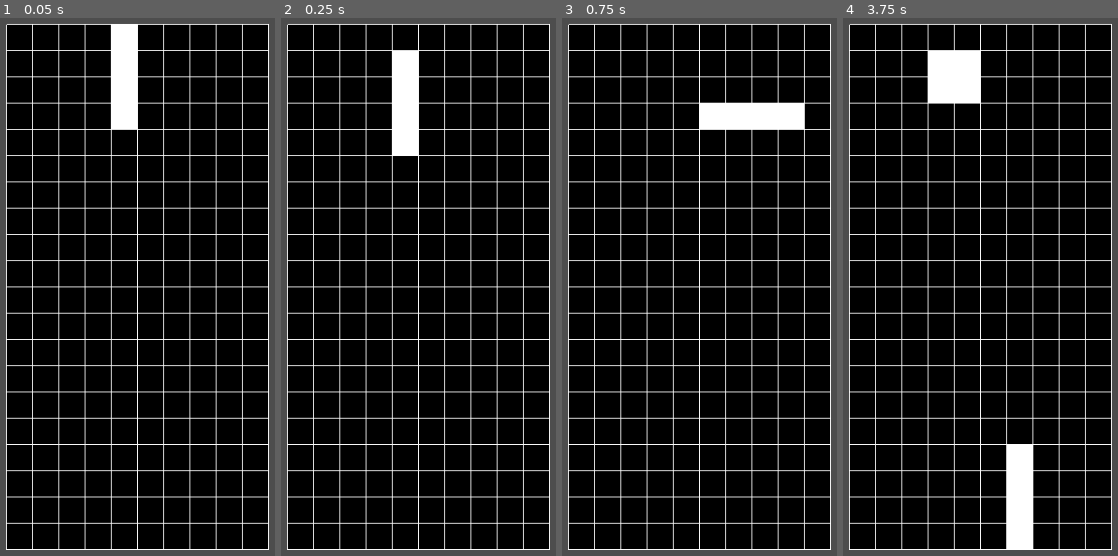
Above: before the commit, frames 1-4 (left to right).
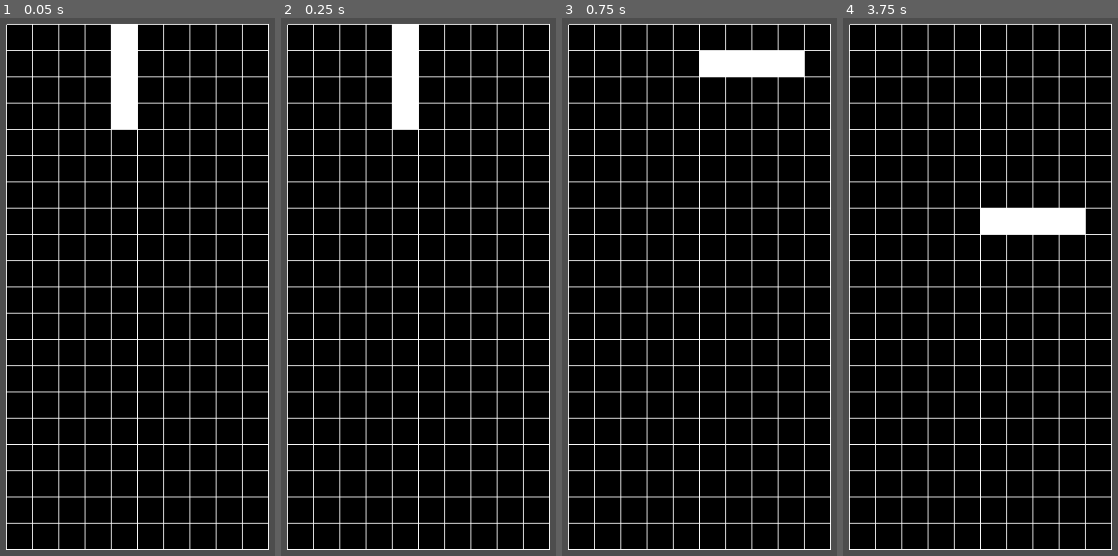
Above: after the commit, the same moments.

Repository: endy128/tetris2
Game: Godot game, scene res://board.tscn
Two runs of this game, one before a commit and one after it. Both use one fixed random seed, a clock stepped at 60 frames per second and the inputs below.
Inputs:
- Up to frame 1 (0.05 s): no input
- Up to frame 2 (0.25 s): no input
- Up to frame 3 (0.75 s): tap Enter at 0.5 s; hold Right from 0.53 s (still down); tap Alt at 0.6 s
- Up to frame 4 (3.75 s): tap Space at 0.77, 1.52, 3.02 s; release Right at 1.28 s; hold Down (down) 1.28-2.03 s; tap Alt every 0.75 s from 1.35 to 3.6 s; hold Right 2.03-2.78 s; hold Up 2.78-3.53 s; hold Left from 3.53 s (still down)

Frame 1 is identical in both runs. In frame 2, 0.9% of the frame differs, in the area x 40-50%, y 1-26%; in frame 3, 3.7%; in frame 4, 5.5%, in the area x 30-88%, y 6-99%.

Commit message:
shapes now won't collide when moved left or right

Diff:
--- a/board.gd
+++ b/board.gd
@@ -15,7 +15,7 @@
 var shape_array = []
 
 var accel = 2
-var speed = 50
+var speed = 20  # 50
 var time = 0
 
 var board = [
@@ -68,14 +68,8 @@
 		if time > 10:
 			time = 0
 			shape.drop()
-			_clear_board()
-			_place_shape(shape, shape.is_set)
-#			_render_board()
-			queue_redraw()
-			return
 		_clear_board()
 		_place_shape(shape, shape.is_set)
-#		_render_board()
 		queue_redraw()
 	else:
 		_spawn_shape(randi() % 7)
@@ -102,11 +96,6 @@
 
 
 
-
-#func _fill_square( x, y ):
-#	var rect = Rect2(x * BLOCK_SIZE + START_X, y * BLOCK_SIZE + START_Y, BLOCK_SIZE, BLOCK_SIZE)
-#	draw_rect(rect, GRID_COLOUR)
-
 func _print_board():
 	for i in ROWS:
 		print(board[i])
@@ -115,14 +104,6 @@
 
 func _set_square(x , y):
 	board[y][x] = 1
-
-
-#func _render_board():
-#	for i in ROWS:
-#		for j in COLUMNS:
-#			if board[i][j] != 0:
-#				_fill_square(j,i)
-#	queue_redraw()
 
 
 func _clear_board():
@@ -198,4 +179,4 @@
 
 func _on_shape_shape_is_set():
 	_place_shape(shape, shape.is_set)
-	_print_board()
+#	_print_board()
--- a/shape.gd
+++ b/shape.gd
@@ -26,26 +26,30 @@
 		self.queue_free()
 
 func move(direction):
-	_check_space_to_side(direction)
 	if _check_if_can_move(direction):
+		for lines in _get_board_of_shape_placement(direction):
+			if lines.find(2) == 0:
+				return
 		position.x += direction
 	else:
 		return
 
-# FIXME
-#returns true if there is space in the direction of movement
-func _check_space_to_side(direction):
+
+func _get_board_of_shape_placement(direction):
 	var start_x = position.x + direction
 	var start_y = position.y
 	var num_cols = len(self.frames[self.frame_index][0])
 	var num_rows = len(self.frames[self.frame_index])
+	var board_snapshot = self.frames[self.frame_index].duplicate(true)
 	for i in range(start_y, start_y + num_rows):
 		for j in range(start_x, start_x + num_cols):
-			if self.frames[self.frame_index][i - start_y][j - start_x] and my_board[i][j]:
-				print("false")
-				return false
-	print("true")
-	return true
+			board_snapshot[i - start_y][j - start_x] = my_board[i][j]
+	return board_snapshot
+
+func _print_board():
+	for i in _ROWS:
+		print(my_board[i])
+	print('--------------')
 
 func _check_if_can_move(direction):
 	if position.x + direction >= 0 and position.x + direction <= (10 - len(self.frames[self.frame_index][0])):
